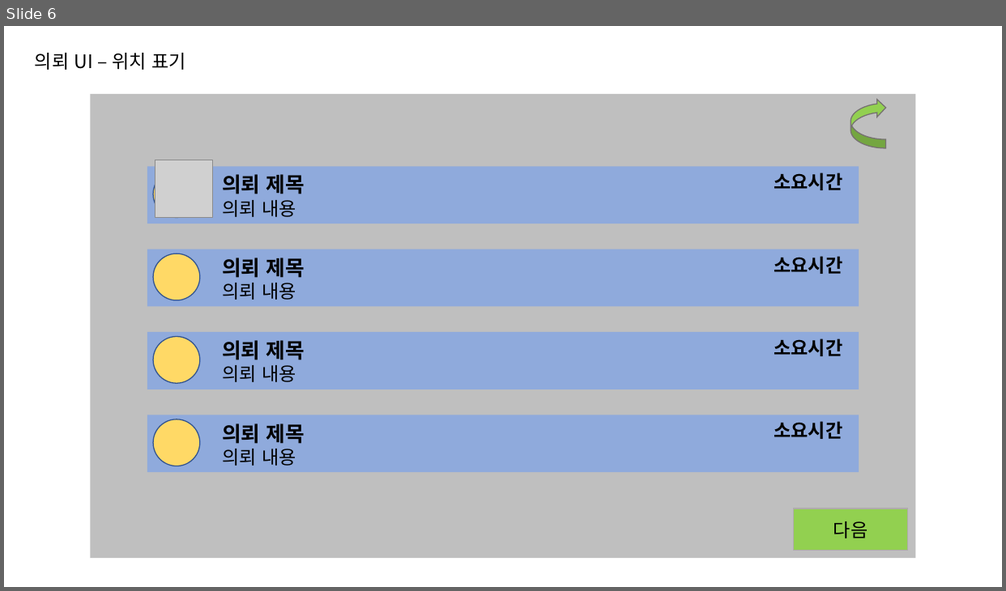
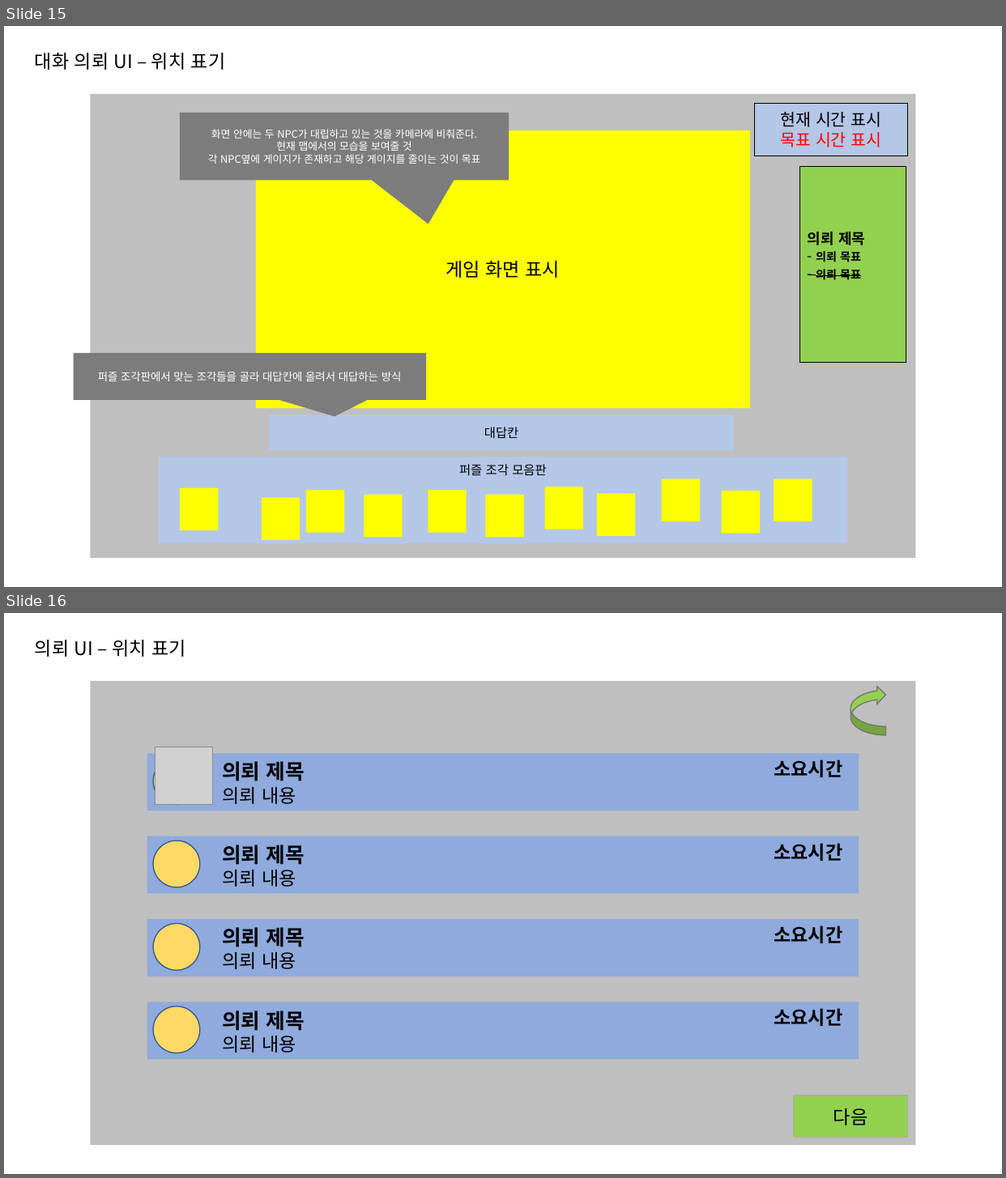
Before and after one commit to go4521304/Backyeah, a slide deck: document/UI기획서초안_ver1.1.pptx. Shown one above the other, each under a label of ours: slide 6 before the commit, slides 15 and 16 after it. The pictures are 1006x591 and 1006x1178 pixels, drawn with LibreOffice and Linux fonts; fonts in the diff are those of the drawing; grey boxes stand for pictures. Boxes give left, top, right and bottom in pixels: in the first picture for what was removed or moved away, otherwise in the second. Text is boxed around its words. In the diff, an @@ line names an element or a change of style, - is before the commit and + after.

```diff
--- a/document/UI기획서초안_ver1.1.pptx
+++ b/document/UI기획서초안_ver1.1.pptx
@@ slide 15 added at <box>4,26,1002,587</box>, background #FFFFFF @@
@@ text added at <box>35,53,226,70</box>, 18 pt, text #000000 @@
+대화 의뢰 UI – 위치 표기
@@ rectangle added at <box>90,94,916,558</box>, fill #BFBFBF @@
@@ speech box added at <box>180,113,509,180</box>, fill #7C7C7C, 10 pt, text #FFFFFF @@
+화면 안에는 두 NPC가 대립하고 있는 것을 카메라에 비춰준다.
+현재 맵에서의 모습을 보여줄 것
+각 NPC옆에 게이지가 존재하고 해당 게이지를 줄이는 것이 목표
@@ rectangle added at <box>755,104,908,156</box>, fill #B4C7E7, outline #000000 1 pt, 16 pt, text #000000 @@
+현재 시간 표시
+목표 시간 표시
@@ rectangle added at <box>256,130,750,408</box>, fill #FFFF00, 18 pt, text #000000 @@
+게임 화면 표시
@@ rectangle added at <box>800,167,906,362</box>, fill #92D050, outline #000000 1 pt, 11 pt, text #000000, bold @@
+의뢰 제목
+- 의뢰 목표
+- 의뢰 목표
@@ speech box added at <box>74,353,426,400</box>, fill #7C7C7C, 10.5 pt, text #FFFFFF @@
+퍼즐 조각판에서 맞는 조각들을 골라 대답칸에 올려서 대답하는 방식
@@ rectangle added at <box>269,415,734,450</box>, fill #B4C7E7, 12 pt, text #000000 @@
+대답칸
@@ rectangle added at <box>159,457,848,544</box>, fill #B4C7E7, 12 pt, text #000000 @@
+퍼즐 조각 모음판
@@ rectangle added at <box>544,487,582,530</box>, fill #FFFF00 @@
@@ rectangle added at <box>662,479,701,522</box>, fill #FFFF00 @@
@@ rectangle added at <box>774,479,812,522</box>, fill #FFFF00 @@
@@ rectangle added at <box>180,488,218,531</box>, fill #FFFF00 @@
@@ rectangle added at <box>262,497,300,540</box>, fill #FFFF00 @@
@@ rectangle added at <box>305,490,344,533</box>, fill #FFFF00 @@
@@ rectangle added at <box>364,495,403,537</box>, fill #FFFF00 @@
@@ rectangle added at <box>428,490,466,533</box>, fill #FFFF00 @@
@@ rectangle added at <box>485,495,523,537</box>, fill #FFFF00 @@
@@ rectangle added at <box>597,494,635,536</box>, fill #FFFF00 @@
@@ rectangle added at <box>721,491,760,534</box>, fill #FFFF00 @@
@@ what was slide 6 is now slide 16 @@
```
Also in this commit, not shown: 3 slides changed, 9 other slides added, 1 other file.
